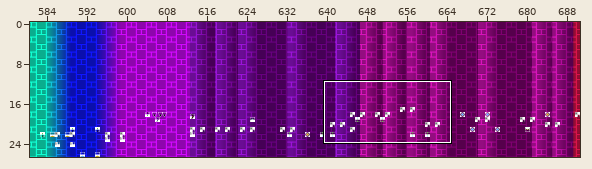
Level history. Tiled map: levels/chr_data/tmx/xstep.tmx. Above: a wide view before the commit, with the close-up outlined.
Close-up. As it was:
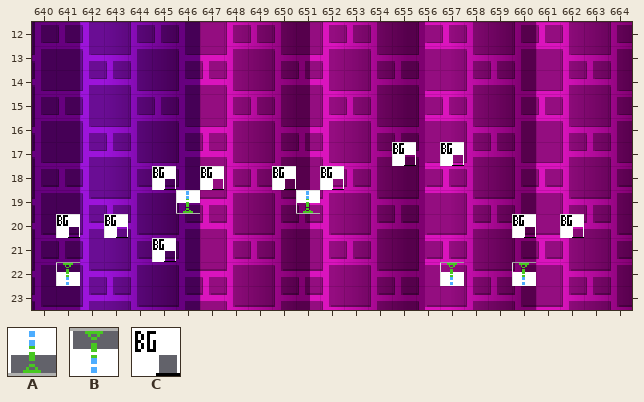
Cells are 16x16 px. Shown: x 640..664, y 12..23. The commit also changed other parts of the map, which this record leaves out. Not drawn, because the pictures are missing: unchanged layers "Layer 2", "Layer 3".
Key: from "sprites": A 45 "Decoration 45", B 61 "Decoration 61", C 256 "BG colour trigger".
Objects are placed by their top-left corner, in cells (3,4 is the top-left corner of cell 3,4); size is 1x1 cell unless given.
Layers that did not change in this view are not listed.
Objects on layer "SP" before:
C "BG colour trigger" at 655,17
C "BG colour trigger" at 657,17
C "BG colour trigger" at 645,18
C "BG colour trigger" at 647,18
C "BG colour trigger" at 650,18
C "BG colour trigger" at 652,18
A "Decoration 45" at 646,19
A "Decoration 45" at 651,19
C "BG colour trigger" at 641,20
C "BG colour trigger" at 643,20
C "BG colour trigger" at 660,20
C "BG colour trigger" at 662,20
C "BG colour trigger" at 645,21
B "Decoration 61" at 641,22
B "Decoration 61" at 657,22
B "Decoration 61" at 660,22
The result:
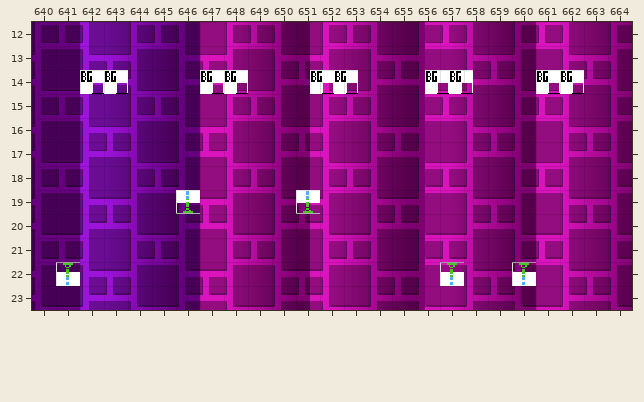
From old to new:
Layer "SP":
A new object: C "BG colour trigger" at 642,14.
A new object: C "BG colour trigger" at 643,14.
A new object: C "BG colour trigger" at 647,14.
A new object: C "BG colour trigger" at 648,14.
A new object: C "BG colour trigger" at 651.6,14.
A new object: C "BG colour trigger" at 652.6,14.
A new object: C "BG colour trigger" at 656.4,14.
A new object: C "BG colour trigger" at 657.4,14.
A new object: C "BG colour trigger" at 661,14.
A new object: C "BG colour trigger" at 662,14.
Object C "BG colour trigger" at 655,17 is removed.
Object C "BG colour trigger" at 657,17 is removed.
Object C "BG colour trigger" at 645,18 is removed.
Object C "BG colour trigger" at 647,18 is removed.
Object C "BG colour trigger" at 650,18 is removed.
Object C "BG colour trigger" at 652,18 is removed.
Object C "BG colour trigger" at 641,20 is removed.
Object C "BG colour trigger" at 643,20 is removed.
Object C "BG colour trigger" at 660,20 is removed.
Object C "BG colour trigger" at 662,20 is removed.
Object C "BG colour trigger" at 645,21 is removed.
